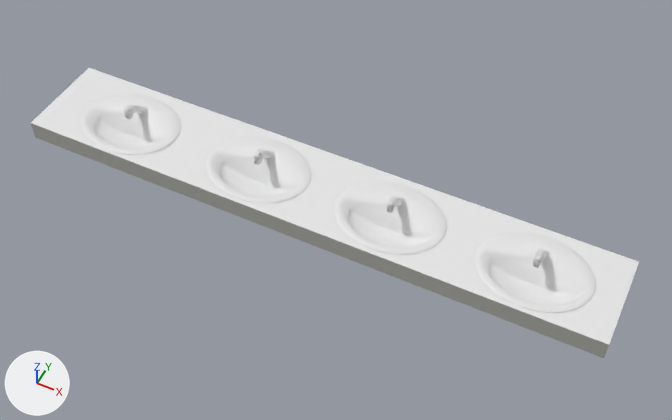
Before and after pictures for a commit that changed the FBX model zUMHbies_unity/Assets/Models/rooms/bathroom_props/sink/sink.fbx.
Camera for both pictures: a camera (50 mm lens) standing at (0.0361, -0.0298, 0.0416) and looking at (0.0199, 0.0027, 0.0011). Lighting does not change. The marker at lower left points along +X, +Y and +Z. Where no turn or scale is listed for an object, it has been applied to the vertices.

Names of what the first picture shows: 'holder', 'washers'.
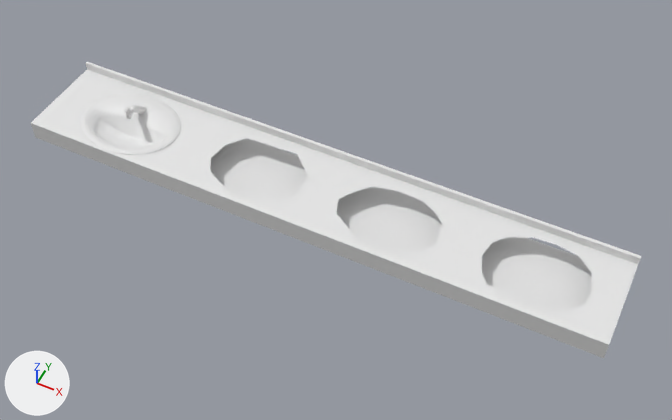
Pixel boxes (x1, y1, x2, y2) of what changed, in the pictures (672 x 420 px; the box of a moved part takes in the faces that stretch with it):
'holder', reshaped
    before: (31, 68, 639, 358)
    after: (31, 62, 641, 358)
'washers', reshaped (80% narrower, 72% shorter)
    before: (81, 94, 596, 313)
    after: (81, 94, 181, 154)
part 1 of me_washers, deleted
    before: (206, 137, 596, 313)
part 2 of me_washers, moved or reshaped
    both: (92, 96, 174, 147)
part 3 of me_holder, built on
    before: (31, 68, 639, 344)
    after: (31, 62, 641, 344)
part 4 of me_holder, recoloured
    both: (31, 123, 609, 358)

What changed in the scene script:
```text
Add mat_marmol_1:
    mat_marmol_1 = principled_material('Marmol')
    mat_marmol_1.base_color = (0.8, 0.8, 0.8)  # white #e7e7e7
Change me_washers:
    used by ob_washers; location = (0.0, 0.0, 0.00028)
    remove me_washers.from_pydata(...)  # 708 vertices, 292 faces; spans x 0.0023..0.0351, y 0.0001..0.0055, z 0.0005..0.003
    add me_washers.from_pydata(...)  # 184 vertices, 96 faces; spans x 0.0023..0.0089, y 0.0001..0.0054, z 0.0005..0.003
    me_washers part 1: 6 loose pieces with 531 vertices, spanning x 0.0114..0.0351, y 0.0002..0.0055, z 0.0005..0.003, are deleted
    me_washers part 2
    54 vertices are removed from x 0.0042..0.0074, y 0.0012..0.0045, z 0.0005..0.003
    41 faces are deleted
    14 vertices move from x 0.0037..0.0069, y 0.0018..0.0037, z 0.0005..0.0029 to x 0.0037..0.0069, y 0.0018..0.0045, z 0.0005..0.0029
    33 vertices are added at x 0.0043..0.0071, y 0.0016..0.0045, z 0.0006..0.0029
    15 new faces join them, mat_lavabo (white #e7e7e7)
    28 new faces join them, mat_grifo (white #e7e7e7)
    add me_washers.materials.append(mat_marmol2)  # white #e7e7e7
Change me_holder:
    used by ob_holder; location = (0.0, 0.0, 0.0)
    remove me_holder.from_pydata(...)  # 62 vertices, 8 faces; spans x 0.0..0.0367, y 0.0..0.006, z 0.0007..0.0019
    remove me_holder.materials.append(mat_marmol2)  # white #e7e7e7
    add me_holder.from_pydata(...)  # 66 vertices, 11 faces; spans x 0.0..0.0367, y 0.0..0.006, z 0.0007..0.0024
    me_holder part 3
    2 vertices are removed from x 0.0034..0.0047, y 0.0046..0.005, z 0.0019
    4 faces are deleted
    4 vertices move from x 0.0027..0.0066, y 0.0028..0.0052, z 0.0019 to x 0.0026..0.0068, y 0.0028..0.0053, z 0.0019
    6 vertices are added at (0.0, 0.0058, 0.0019), (0.0, 0.006, 0.0024), (0.0, 0.0058, 0.0024), (0.0367, 0.0058, 0.0019), (0.0367, 0.006, 0.0024), (0.0367, 0.0058, 0.0024)
    7 new faces join them
    me_holder part 4: 3 faces spanning x 0.0..0.0367, y 0.0..0.006, z 0.0007..0.0019 switch from mat_marmol (light grey #c2c1bc) to mat_marmol_1 (white #e7e7e7)
```
